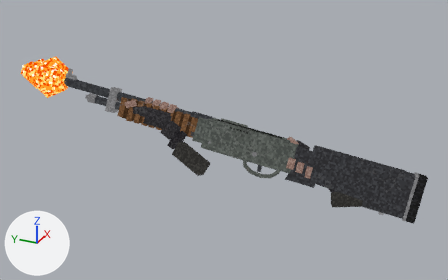
The Blender file shotgun/Ashes_2063_EP1_shotgun_hands_all.blend, before and after one commit.
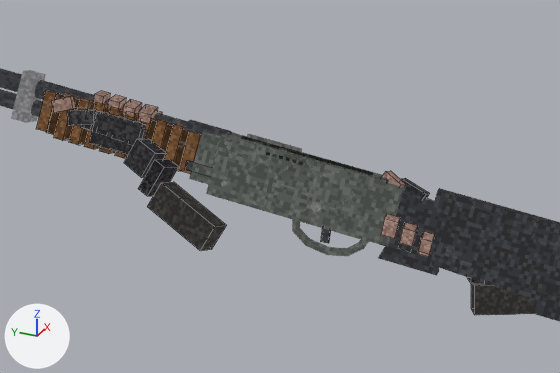
There are two pictures of each version: one whole from a 50 mm lens placed at (-1.119, 0.269, 0.514), pointed at (0.133, 0.832, -0.113), one close up on the part from 22% to 84% of the width and 19% to 84% of the height. Arrows for +X, +Y and +Z are at lower left; the lights stay in place. The first two pictures are the older version. The close-ups show mesh edges as thin lines.

Objects in the first close-up: 'SG_Body', 'SG_HandLeft', 'SG_HandRight', 'SG_Pump' and 1 more.
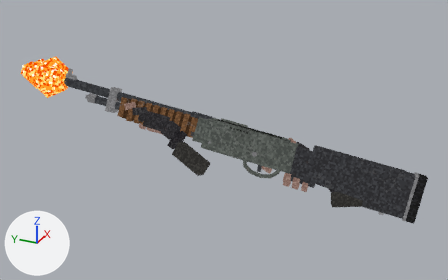
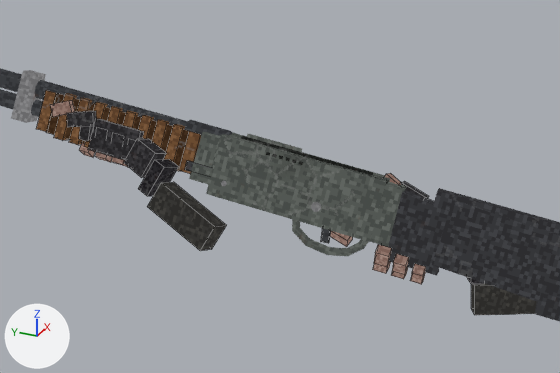
Changed parts and their boxes (x1, y1, x2, y2) in the close-ups (560 x 373 px; the box of a moved part takes in the faces that stretch with it):
'SG_HandLeft', reshaped
    before: (51, 91, 226, 251)
    after: (50, 100, 226, 251)
'SG_HandRight', reshaped
    before: (381, 171, 537, 315)
    after: (330, 173, 537, 315)
part 1 of me_sg_handleft, moved or reshaped
    before: (89, 111, 146, 155)
    after: (88, 119, 144, 160)
part 2 of me_sg_handleft, moved or reshaped
    before: (140, 129, 147, 139)
    after: (128, 138, 144, 144)
part 3 of me_sg_handleft, moved or reshaped (not visible afterwards)
    before: (138, 104, 158, 124)
part 4 of me_sg_handleft, moved or reshaped (not visible before)
    after: (111, 132, 124, 140)
part 5 of me_sg_handleft, moved or reshaped
    before: (122, 99, 142, 116)
    after: (111, 157, 128, 167)
part 6 of me_sg_handleft, moved or reshaped (not visible before)
    after: (96, 127, 108, 135)
part 7 of me_sg_handleft, moved or reshaped
    before: (107, 95, 126, 110)
    after: (95, 152, 112, 162)
part 8 of me_sg_handleft, moved or reshaped
    before: (81, 109, 94, 131)
    after: (78, 126, 94, 141)
part 9 of me_sg_handleft, moved or reshaped
    before: (93, 91, 110, 104)
    after: (79, 143, 95, 157)
part 10 of me_sg_handleft, moved or reshaped
    before: (51, 96, 76, 113)
    after: (50, 100, 75, 117)
part 11 of me_sg_handright, moved or reshaped (not visible before)
    after: (330, 231, 352, 247)
part 12 of me_sg_handright, moved or reshaped (not visible before)
    after: (373, 262, 391, 274)
part 13 of me_sg_handright, moved or reshaped
    before: (381, 214, 400, 238)
    after: (374, 244, 392, 267)
part 14 of me_sg_handright, moved or reshaped (not visible before)
    after: (391, 267, 408, 279)
part 15 of me_sg_handright, moved or reshaped
    before: (399, 222, 418, 247)
    after: (392, 254, 409, 275)
part 16 of me_sg_handright, moved or reshaped
    before: (418, 251, 429, 257)
    after: (410, 272, 426, 284)
part 17 of me_sg_handright, moved or reshaped
    before: (418, 232, 434, 254)
    after: (411, 264, 426, 281)
part 18 of me_sg_handright, moved or reshaped
    before: (401, 178, 430, 198)
    after: (400, 181, 429, 199)
part 19 of me_sg_handright, moved or reshaped
    before: (382, 171, 406, 187)
    after: (385, 173, 401, 185)

The change, as a list of edits to the scene's bpy script:
```text
Change me_sg_handleft:
    used by ob_sg_handleft; parent = ob_sg_pump; location = (0.0, 0.0, 0.0)
    remove me_sg_handleft.from_pydata(...)  # 144 vertices, 108 faces; spans x -0.099..0.038, y -0.17..0.081, z -0.09..0.042
    add me_sg_handleft.from_pydata(...)  # 144 vertices, 108 faces; spans x -0.099..0.038, y -0.17..0.081, z -0.09..0.026
    me_sg_handleft part 1: the loose piece of 8 vertices spanning x -0.04..-0.025, y -0.035..0.023, z -0.018..0.022 is moved by (0.0, 0.0, -0.008)
    me_sg_handleft part 2: the loose piece of 8 vertices spanning x -0.038..-0.023, y -0.037..-0.023, z -0.007..0.017 is turned -24 degrees about the y axis through its middle, then moved by (-0.001, 0.0, -0.012)
    me_sg_handleft part 3: the loose piece of 8 vertices spanning x -0.024..0.001, y -0.037..-0.023, z 0.022..0.042 is turned -150 degrees about the y axis through its middle, then moved by (0.007, 0.0, -0.063)
    me_sg_handleft part 4: the loose piece of 8 vertices spanning x -0.038..-0.022, y -0.016..-0.002, z -0.006..0.018 is turned -24 degrees about the y axis through its middle, then moved by (-0.001, 0.0, -0.012)
    me_sg_handleft part 5: the loose piece of 8 vertices spanning x -0.022..0.003, y -0.016..-0.002, z 0.024..0.042 is turned -150 degrees about the y axis through its middle, then moved by (0.003, 0.0, -0.064)
    me_sg_handleft part 6: the loose piece of 8 vertices spanning x -0.038..-0.022, y 0.005..0.019, z -0.005..0.019 is turned -24 degrees about the y axis through its middle, then moved by (-0.002, 0.0, -0.012)
    me_sg_handleft part 7: the loose piece of 8 vertices spanning x -0.02..0.005, y 0.005..0.019, z 0.025..0.042 is turned -150 degrees about the y axis through its middle, then moved by (-0.001, 0.0, -0.064)
    me_sg_handleft part 8: the loose piece of 8 vertices spanning x -0.038..-0.021, y 0.027..0.039, z -0.004..0.02 is turned -24 degrees about the y axis through its middle, then moved by (-0.002, 0.0, -0.012)
    me_sg_handleft part 9: the loose piece of 8 vertices spanning x -0.017..0.007, y 0.027..0.039, z 0.026..0.042 is turned -150 degrees about the y axis through its middle, then moved by (-0.006, 0.0, -0.063)
    me_sg_handleft part 10: the loose piece of 8 vertices spanning x -0.044..-0.029, y 0.051..0.081, z 0.007..0.031 is moved by (-0.001, 0.0, -0.005)
    other edits to the shape of me_sg_handleft do not show in these pictures
Change me_sg_handright:
    used by ob_sg_handright; parent = ob_sg_root; location = (0.0, 0.0, 0.0)
    remove me_sg_handright.from_pydata(...)  # 136 vertices, 102 faces; spans x -0.032..0.091, y -0.22..0.05, z -0.066..0.076
    add me_sg_handright.from_pydata(...)  # 136 vertices, 102 faces; spans x -0.032..0.091, y -0.22..0.054, z -0.066..0.072
    me_sg_handright part 11: the loose piece of 8 vertices spanning x -0.005..0.017, y 0.022..0.05, z 0.004..0.026 is multiplied about its middle by the matrix ((0.957, 0.062, 0.142), (-0.051, 0.965, -0.083), (-0.147, 0.074, 0.956)), then moved by (0.015, 0.004, -0.029)
    me_sg_handright part 12: the loose piece of 8 vertices spanning x -0.012..0.01, y -0.026..-0.01, z -0.006..0.006 is turned -12 degrees about the y axis through its middle, then moved by (0.006, 0.0, -0.03)
    me_sg_handright part 13: the loose piece of 8 vertices spanning x -0.032..-0.013, y -0.026..-0.01, z 0.008..0.032 is turned -23 degrees about the y axis through its middle, then moved by (0.002, 0.0, -0.036)
    me_sg_handright part 14: the loose piece of 8 vertices spanning x -0.015..0.009, y -0.047..-0.032, z -0.007..0.008 is turned -12 degrees about the y axis through its middle, then moved by (0.005, 0.0, -0.031)
    me_sg_handright part 15: the loose piece of 8 vertices spanning x -0.032..-0.01, y -0.047..-0.032, z 0.004..0.029 is turned -23 degrees about the y axis through its middle, then moved by (0.004, 0.0, -0.037)
    me_sg_handright part 16: the loose piece of 8 vertices spanning x -0.018..0.007, y -0.068..-0.056, z -0.008..0.009 is turned -12 degrees about the y axis through its middle, then moved by (0.005, 0.0, -0.032)
    me_sg_handright part 17: the loose piece of 8 vertices spanning x -0.03..-0.007, y -0.068..-0.056, z 0.0..0.025 is turned -23 degrees about the y axis through its middle, then moved by (0.005, 0.0, -0.037)
    me_sg_handright part 18: the loose piece of 8 vertices spanning x 0.011..0.033, y -0.048..-0.008, z 0.046..0.07 is moved by (0.001, 0.0, -0.004)
    me_sg_handright part 19: the loose piece of 8 vertices spanning x -0.001..0.021, y -0.02..0.012, z 0.052..0.076 is moved by (0.01, 0.0, -0.004)
    other edits to the shape of me_sg_handright do not show in these pictures
```
